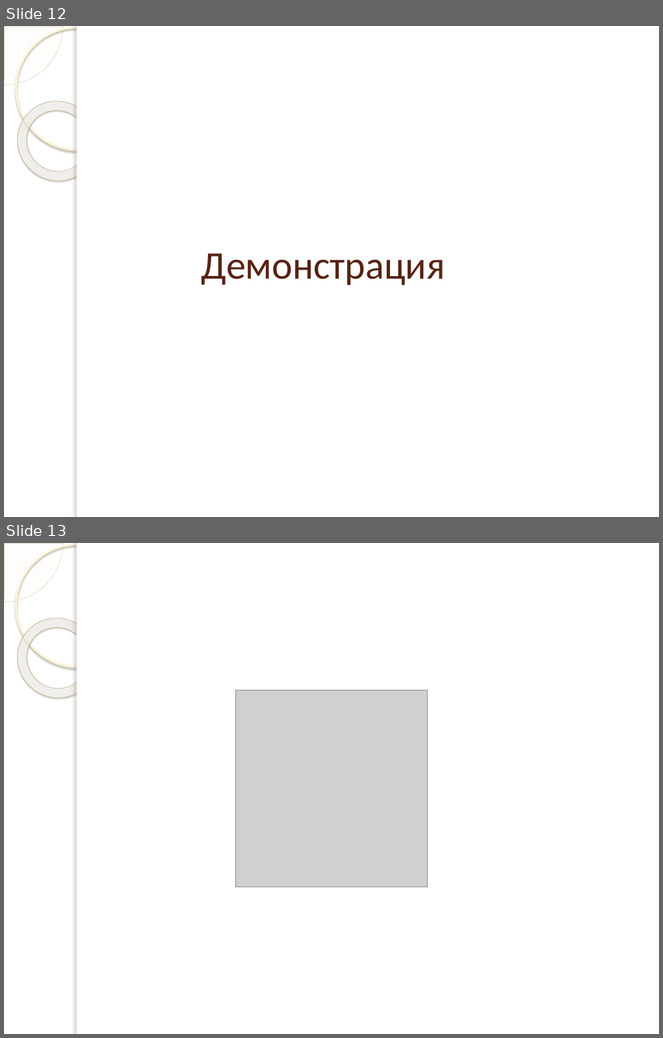
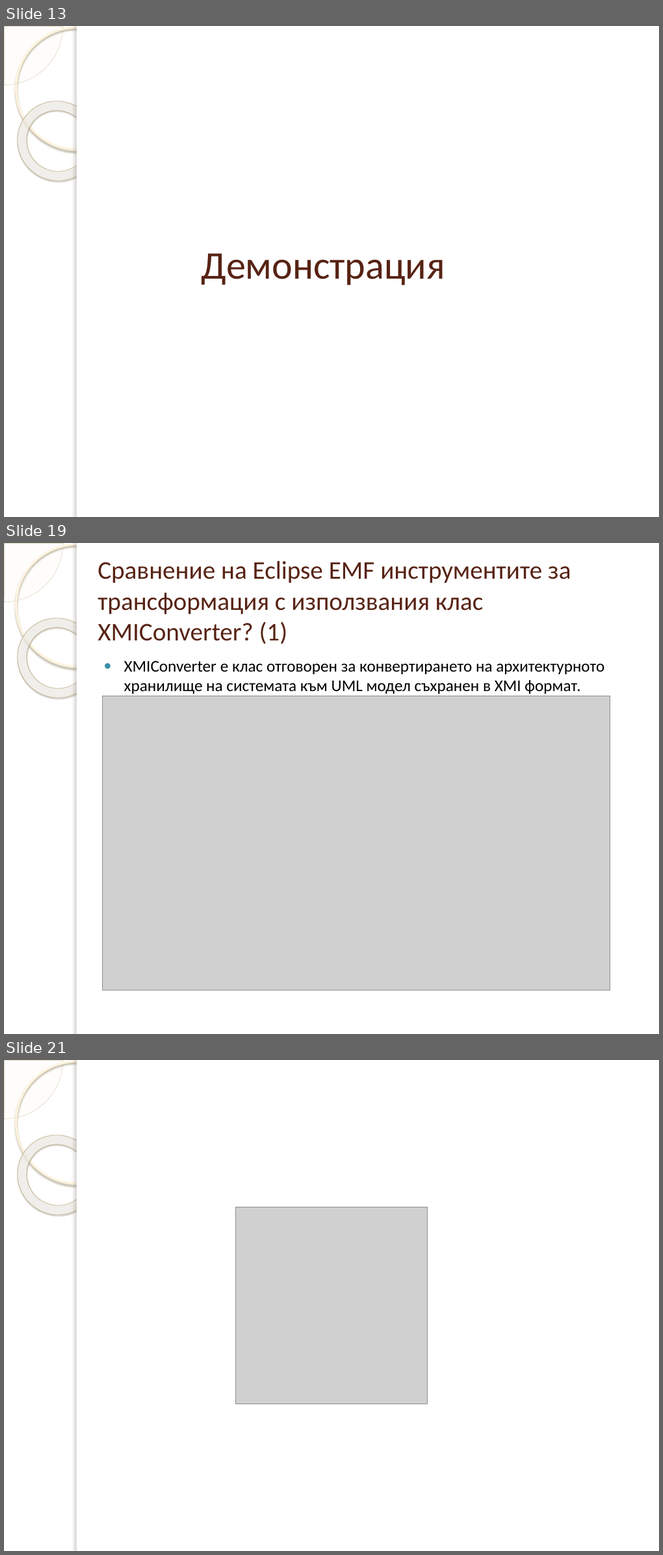
Before and after one commit to dmanev/ArchExtractor, a slide deck: ArchExtractor/doc/Presentation.pptx. Shown one above the other, each under a label of ours: slides 12 and 13 before the commit, slides 13, 19 and 21 after it; the slides between them are not shown. The pictures are 663x1038 and 663x1555 pixels, drawn with LibreOffice and Linux fonts; fonts in the diff are those of the drawing; grey boxes stand for pictures; background and template pictures are left out. Boxes give left, top, right and bottom in pixels: in the first picture for what was removed or moved away, otherwise in the second. Text is boxed around its words. In the diff, an @@ line names an element or a change of style, - is before the commit and + after.

```diff
--- a/ArchExtractor/doc/Presentation.pptx
+++ b/ArchExtractor/doc/Presentation.pptx
@@ slide 19 added at box(4, 543, 659, 1034), background picture (left out); not listed: 5 template elements that a slide beside it also shows @@
@@ title added at box(98, 561, 571, 644), 28 pt, text #572314 @@
+Сравнение на Eclipse EMF инструментите за трансформация с използвания клас XMIConverter? (1)
@@ text added at box(124, 661, 605, 694), 18 pt, text #000000 @@
+● XMIConverter е клас отговорен за конвертирането на архитектурното хранилище на системата към UML модел съхранен в XMI формат.
@@ picture added at box(102, 696, 610, 990) @@
@@ what was slide 12 is now slide 13 @@
@@ what was slide 13 is now slide 21 @@
```
Also in this commit, not shown: 6 slides changed, 7 other slides added, 3 other files.
